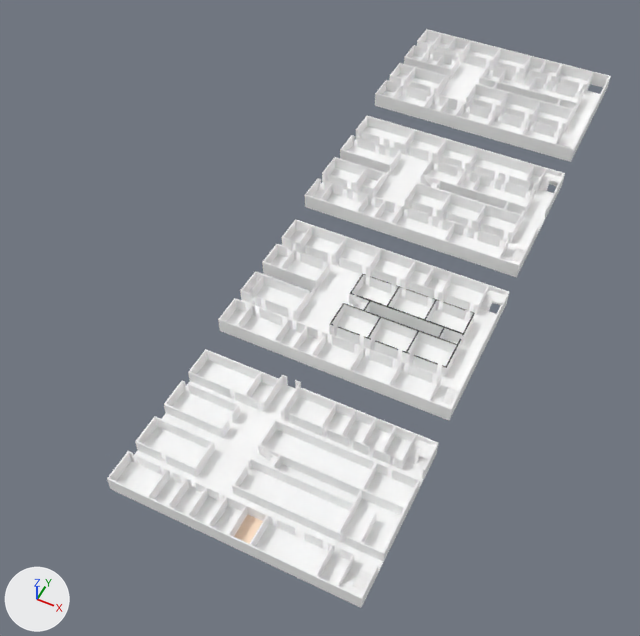
The glTF model program/res/CIT/model.glb as it was, and as the next commit left it.
One viewpoint serves both versions: a camera (50 mm lens) standing at (90.3, -57.2, 147.3) and looking at (29.8, 63.8, -3.9). The axes (+X, +Y, +Z) are drawn at lower left. The lights are the same throughout. Where no turn or scale is listed for an object, it has been applied to the vertices.

The older version as bpy lines, for what is in view:
```python
ob_115759 = bpy.data.objects.new('115759', me_mesh_41)
ob_115759.location = (15.3, 3.9, 3.7)
ob_116247 = bpy.data.objects.new('116247', me_mesh_43)
ob_116247.location = (15.3, 4.2, 0.7)
ob_120861 = bpy.data.objects.new('120861', me_mesh_33)
ob_120861.location = (15.3, 125.0, 11.8)
ob_1st_floor = bpy.data.objects.new('1ST FLOOR', None)
ob_1st_floor.parent = ob_root_node
ob_1st_floor.location = (600.7, 0.0, 152.7)
ob_58060 = bpy.data.objects.new('58060', me_mesh_40)
ob_58060.parent = ob_58063
ob_58060.location = (0.0, 0.0, 0.0)
ob_58061 = bpy.data.objects.new('58061', me_mesh_39)
ob_58061.location = (65.3, 34.4, 2.5)
ob_58065 = bpy.data.objects.new('58065', me_mesh_38)
ob_58065.parent = ob_57131
ob_58065.location = (0.0, 0.0, 0.0)
ob_58770 = bpy.data.objects.new('58770', me_mesh_37)
ob_58770.parent = ob_58065
ob_58770.location = (0.0, 0.0, 63.78)
ob_58770_001 = bpy.data.objects.new('58770.001', me_mesh_37)
ob_58770_001.parent = ob_58060
ob_58770_001.location = (0.0, 0.0, 63.78)
# also in view: '117044' at (41.5, 62.3, 5.9); '116227' at (41.5, 22.2, 0.7); '75748' at (41.5, 102.3, 9.2); '120964' at (41.5, 142.3, 12.9); '117684' at (41.3, 62.3, 4.4)
```
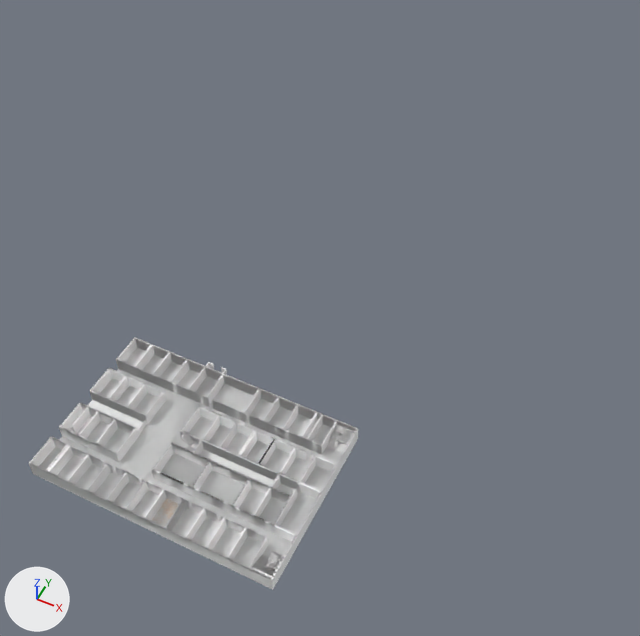
ob_1st_floor is not drawn itself; it is the parent of ob_57131, ob_58063, ob_61579.
ob_2nd_floor is not drawn itself; it is the parent of ob_99855, ob_99854.
ob_3rd_floor is not drawn itself; it is the parent of ob_60213, ob_62951.
ob_4th_floor is not drawn itself; it is the parent of ob_120964.

Boxes [x1, y1, x2, y2] around the edits, measured in the pictures (640 x 636 px):
'116227', moved: before [116, 360, 424, 585]; after [40, 349, 341, 566]
'116251', moved: before [107, 351, 438, 608]; after [29, 340, 353, 588]
'120964', moved: before [375, 30, 610, 162]; after [31, 339, 358, 589]
'117686', moved: before [218, 221, 509, 421]; after [31, 339, 318, 588]
'75748', moved: before [305, 116, 565, 277]; after [28, 339, 355, 589]
'117684', moved: before [227, 230, 496, 400]; after [40, 351, 324, 563]
'118852', moved: before [313, 126, 553, 258]; after [41, 349, 336, 564]
'120861', moved: before [383, 40, 600, 148]; after [39, 348, 342, 567]
'115759', moved: before [107, 349, 438, 599]; after [31, 340, 356, 580]
'117044', moved: before [219, 219, 509, 409]; after [29, 337, 357, 579]
'120233', moved: before [375, 29, 611, 150]; after [31, 337, 358, 580]
'118277', moved: before [305, 116, 565, 265]; after [46, 345, 358, 579]
'116247', moved: before [214, 505, 263, 544]; after [134, 492, 179, 526]
'58066', moved: before [354, 569, 371, 590]; after [265, 551, 283, 572]
'58770.001', moved: before [406, 445, 422, 465]; after [327, 431, 340, 450]
'58065', moved: before [340, 581, 363, 596]; after [251, 563, 273, 577]
'73668', moved: before [511, 247, 525, 263]; after [266, 551, 282, 571]
'58770', moved: before [342, 572, 357, 586]; after [256, 555, 269, 568]
'58060', moved: before [412, 438, 434, 452]; after [333, 424, 353, 437]
'73829', moved: before [539, 177, 550, 191]; after [327, 431, 342, 449]
'73827', moved: before [543, 172, 561, 186]; after [333, 425, 354, 437]
'99568', moved (not visible afterwards): before [443, 387, 458, 405]
'104272', moved: before [424, 175, 433, 186]; after [181, 432, 194, 446]
'99850', moved (not visible afterwards): before [480, 294, 494, 311]
'58061', moved: before [418, 449, 431, 460]; after [337, 434, 351, 445]
'99848', moved (not visible afterwards): before [486, 290, 506, 305]
'73828', moved: before [550, 178, 560, 183]; after [336, 435, 350, 443]
'97163', moved (not visible afterwards): before [352, 294, 363, 307]
'99567', moved (not visible afterwards): before [431, 398, 451, 408]
'62951', moved: before [431, 183, 437, 188]; after [188, 441, 199, 451]
'73669', moved: before [502, 255, 512, 260]; after [255, 554, 268, 567]
'99569', moved (not visible afterwards): before [432, 393, 445, 401]
'73667', moved: before [501, 257, 518, 264]; after [252, 564, 273, 578]
'99849', moved (not visible afterwards): before [492, 297, 503, 304]
'99855', moved (not visible afterwards): before [359, 302, 367, 310]

The change in detail:
Object '2ND FLOOR' (ob_2nd_floor) moves from (600.7, -145.7, 1762.0) to (0.0, 0.0, 0.0).
Object '97163' (ob_97163) moves from (40.0, 63.8, 6.2) to (24.8, 19.1, 2.5).
Object '97162' (ob_97162) moves from (38.1, 60.8, 4.4) to (22.8, 16.1, 0.7).
Object '117044' (ob_117044) moves from (15.3, 44.7, 4.4) to (0.0, 0.0, 0.7).
Object '117684' (ob_117684) moves from (15.3, 45.0, 4.4) to (0.0, 0.3, 0.7).
Object '99567' (ob_99567) moves from (0.0, -13.25, 0.0) to (0.000122, -13.25, 0.0).
Object '99848' (ob_99848) moves from (0.0, -13.25, 0.0) to (0.000122, -13.25, 0.0).
Object '99850' (ob_99850) moves from (65.0, 78.0, 4.4) to (49.7, 33.2, 0.7).
Object '99849' (ob_99849) moves from (65.2, 75.2, 6.2) to (49.9, 30.5, 2.5).
Object '3RD FLOOR' (ob_3rd_floor) moves from (600.7, -291.3, 3337.0) to (0.0, 0.0, 0.0).
Object '73667' (ob_73667) moves from (0.0, -13.25, 0.0) to (0.000122, -13.25, 0.0).
Object '73827' (ob_73827) moves from (0.0, -13.25, 0.0) to (0.000122, -13.25, 0.0).
Object '73829' (ob_73829) moves from (65.0, 118.0, 8.1) to (49.7, 33.2, 0.7).
Object '73828' (ob_73828) moves from (65.2, 115.2, 9.9) to (49.9, 30.5, 2.5).
Object '118277' (ob_118277) moves from (15.3, 84.7, 7.4) to (0.0, 0.0, 0.0).
Object '118852' (ob_118852) moves from (15.3, 85.0, 8.1) to (0.0, 0.3, 0.7).
Object '104272' (ob_104272) moves from (40.0, 103.8, 9.9) to (24.8, 19.1, 2.5).
Object '4TH FLOOR' (ob_4th_floor) moves from (461.7, -437.0, 4911.0) to (-136.0, 0.0, 0.0).
Object '120233' (ob_120233) moves from (15.3, 124.7, 11.8) to (0.1, 0.0, 0.7).
Object '120861' (ob_120861) moves from (15.3, 125.0, 11.8) to (0.1, 0.3, 0.7).
Object '1ST FLOOR' (ob_1st_floor) moves from (600.7, 0.0, 152.7) to (0.0, 0.0, 0.0).
Object '58065' (ob_58065) moves from (0.0, 0.0, 0.0) to (0.000122, 0.0, 0.0).
Object '58770' (ob_58770) moves from (0.0, 0.0, 63.78) to (0.000122, 0.0, 63.78).
Object '58061' (ob_58061) moves from (65.3, 34.4, 2.5) to (50.0, 30.5, 2.5).
Object '58060' (ob_58060) moves from (0.0, 0.0, 0.0) to (-0.000122, 0.0, 0.0).
Object '58770.001' (ob_58770_001) moves from (0.0, 0.0, 63.78) to (-0.000122, 0.0, 63.78).
Object '115759' (ob_115759) moves from (15.3, 3.9, 3.7) to (0.0, 0.0, 3.7).
Object '116247' (ob_116247) moves from (15.3, 4.2, 0.7) to (0.0, 0.3, 0.7).
Object '116227' (ob_116227) moves from (15.3, 4.2, 0.7) to (0.0, 0.3, 0.7).
